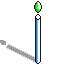
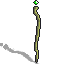
Layer changes from the first 64 × 64 image to the second:
"Layer 2": opacity 100% → 97%, painted on it over [33, 0, 42, 63]
renamed "Layer 1" to "Layer 2 copy", opacity 100% → 37%, painted on it over [0, 14, 41, 64]
removed layer "Layer 3" (was 39%) over [0, 39, 43, 64]
